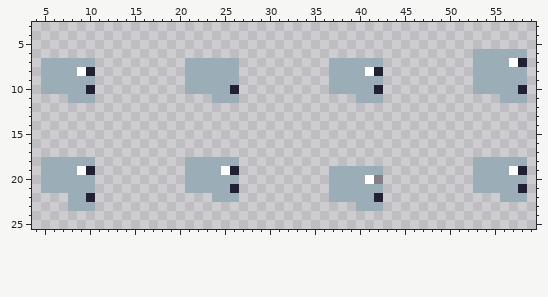
Pixel-art sprite, stored at Assets/Skeleton/Sprites/skull.png. Above: the version before the commit.
The file is 64x32 pixels. Shown: x 4..59, y 3..25.
New version:
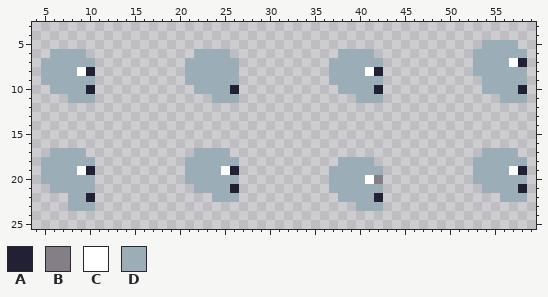
Palette (. is transparent): A #222034  B #847e87  C #ffffff  D #9badb7
From old to new:
Changed rows in their new state; - is an unchanged pixel.
first column x 5:
 5 -------------------------------------------------DDDD
 6 -DDDD------------DDDD------------DDDD----------------
 9 ------------------------------------------------.----
10 .---------------.---------------.---------------.----
first column x 5:
17 -DDDD------------DDDD----------------------------DDDD
18 ---------------------------------DDDD----------------
21 .---------------.-------------------------------.----
22 --------------------------------.--------------------
